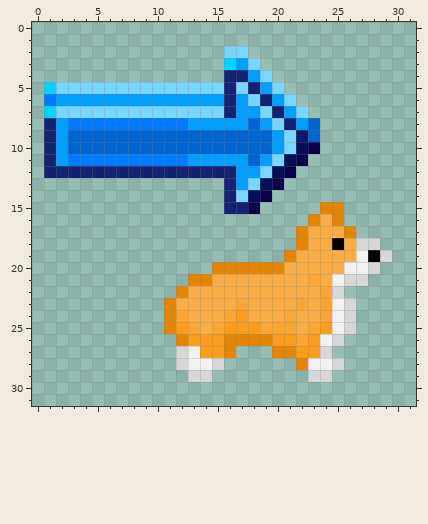
File history of a pixel-art sprite, Resources/Textures/_Sunrise/Actions/Pets/radials.rsi/follow.png. Above, as it was before the edit.
The file is 32x32 pixels.
The same view after the edit:
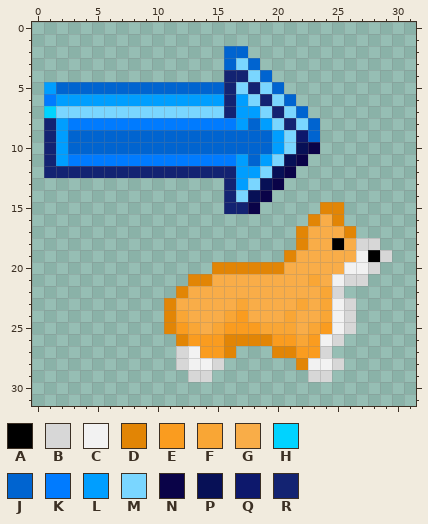
Palette (. is transparent): A #000000  B #d7d7d7  C #f2f2f2  D #e28505  E #fa9c1f  F #f9a635  G #f9ad48  H #00d3ff  J #0064d0  K #007bff  L #009eff  M #7ad6ff  N #0a0348  P #071056  Q #0d186c  R #132372
The edit:
@@ x 0..31 @@
  1 ................................
- 2 ................MM..............
- 3 ................HLM.............
- 4 ................RRLM............
- 5 .HMMMMMMMMMMMMMMRMRLM...........
- 6 .KLLLLLLLLLLLLLLRLMRLM..........
- 7 .HMMMMMMMMMMMMMMRLLMRLM.........
- 8 .RLKKKKKKKKKKLLLLLJLMRLJ........
+ 2 ................JJ..............
+ 3 ................JMJ.............
+ 4 ................RRMJ............
+ 5 .LJJJJJJJJJJJJJJRMRMJ...........
+ 6 .KLLLLLLLLLLLLLLRLMRMJ..........
+ 7 .HMMMMMMMMMMMMMMRLLMRMJ.........
+ 8 .RLKKKKKKKKKKKKKKLJLMRMJ........
  9 .RLJJJJJJJJJJJJJJJJJLMQJ........
 10 .RLJJJJJJJJJJJJJJJJJLMPN........
-11 .RLKKKKKKKKKKLLLLLJLMPN.........
+11 .RLKKKKKKKKKKKKKKLJLMPN.........
 12 .RRRRRRRRRRRRRRRRLLMPN..........
